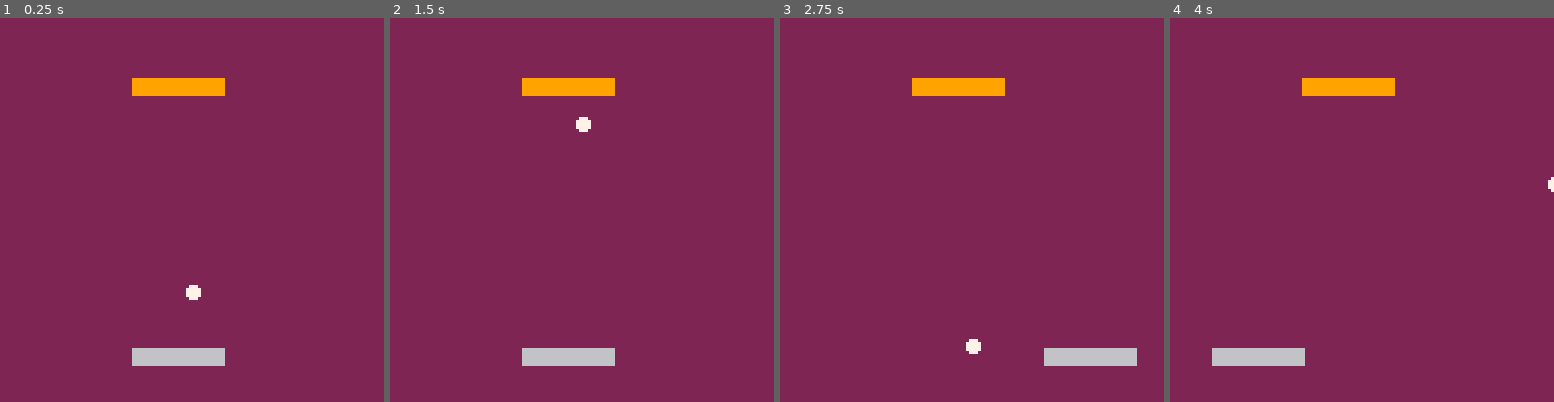
Above: before the commit, frames 1-4 (left to right).
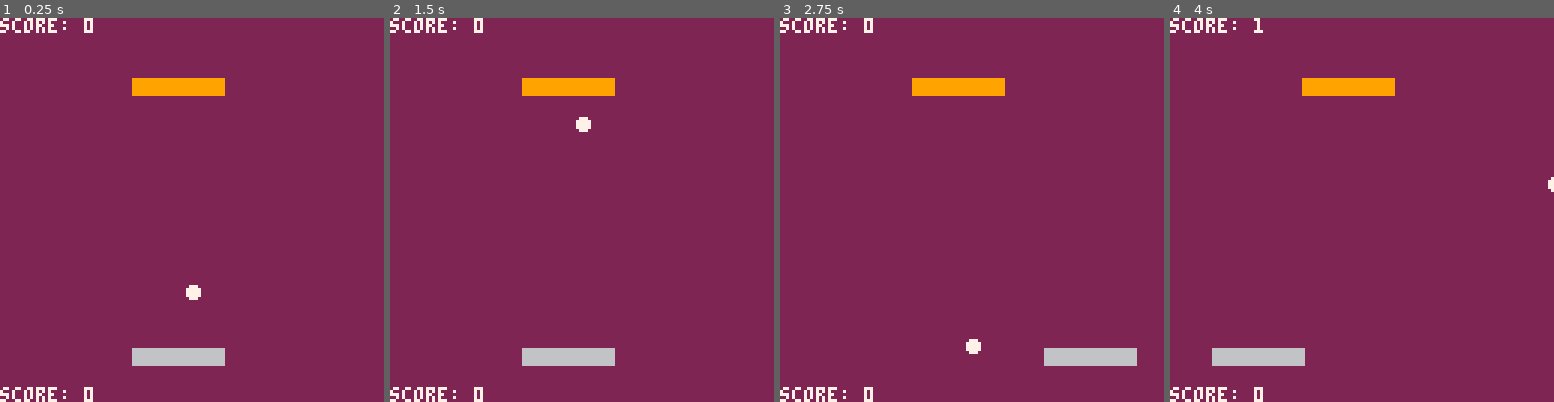
Above: after the commit, the same moments.

Repository: vandersonmota/pico8-games
Game: PICO-8 cartridge pong/pong.p8
Same seed, same stepped clock (60 frames per second), same inputs: the game is played once before the commit and once after it.
Inputs:
- Up to frame 1 (0.25 s): no input
- Up to frame 2 (1.5 s): no input
- Up to frame 3 (2.75 s): hold Right 1.6-2.1 s; hold Right from 2.47 s (still down)
- Up to frame 4 (4 s): release Right at 3.03 s; hold Left 3.08-3.58 s

The runs differ from the first frame. In frame 1, 0.7% of the frame differs, in the area x 0-25%, y 0-100%; in frame 2, 0.7%; in frame 3, 0.7%; in frame 4, 0.7%.

Commit message:
show score

Diff:
--- a/pong/pong.p8
+++ b/pong/pong.p8
@@ -33,6 +33,8 @@
   rectfill(p1.x0, p1.y0, p1.x1, p1.y1, p1.p_color)
   rectfill(p2.x0, p2.y0, p2.x1, p2.y1, p2.p_color)
   circfill(ball.x, ball.y, ball.radius, ball.color)
+  print("score: " .. p2.score, 0, 0, 7)
+  print("score: " .. p1.score, 0, 123, 7)
 end
 
 function go_left(player)
@@ -136,6 +138,8 @@
   end
   wall_bounce(ball)
   goal(ball)
+  cursor()
+  print('2akshdkjahdskjahdkjhakdshakjdshakjhdkhasdhjakdkjahdskjhad', 0, 0, 7)
 end
 
 function _draw()
